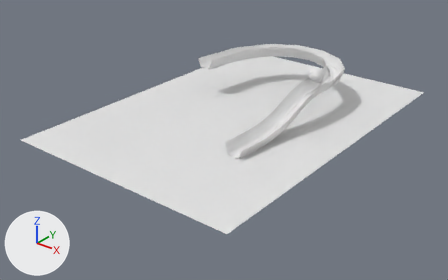
Before and after pictures for a commit that changed the Blender file wire_forms_clean.blend.
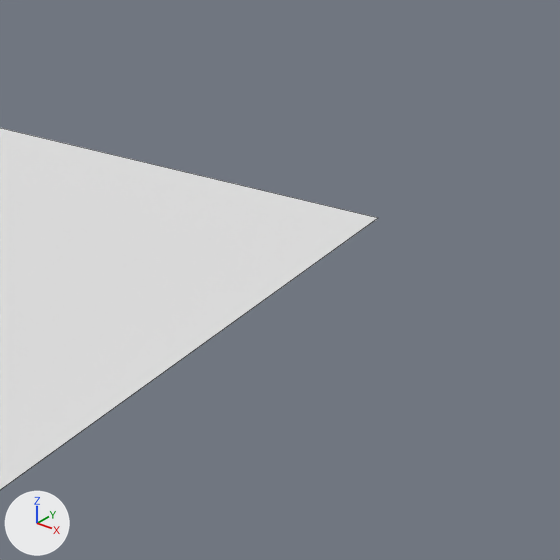
The first picture shows the older version from a camera (50 mm lens) standing at (8.92, -8.62, 4.73) and looking at (2.35, -0.41, -0.36). The close-ups show both versions on the part from 87% to 98% of the width and 26% to 44% of the height of that picture; other places that the commit changed are outside them. The lights are fixed; the arrows at lower left show +X, +Y and +Z. The close-ups show mesh edges as thin lines.

Before the edit, the objects in view are built like this:
```python
me_plane = bpy.data.meshes.new('Plane')
me_plane.from_pydata([(-1.78, -1.78, 0.0), (1.78, -1.78, 0.0), (-1.78, 1.78, 0.0), (1.78, 1.78, 0.0)], [], [(0, 1, 3, 2)])
ob_plane = bpy.data.objects.new('Plane', me_plane)
ob_plane.location = (2.343, 0.081, 0.0)
ob_plane.scale = (1.29, 1.85, 1.0)
```
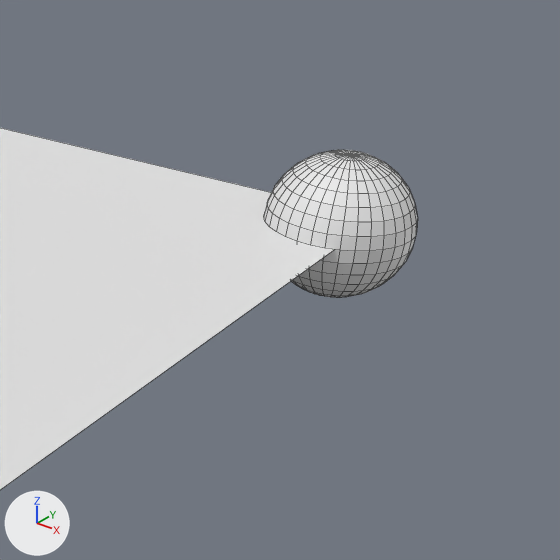
Where the change shows, as pixel boxes (x1, y1, x2, y2) in the close-ups (560 x 560 px):
'vertex1', added: after (264, 150, 418, 298)

The change in detail:
Mesh me_sphere_005 is new.
It is a UV sphere (32 segments, 16 rings, poles along z) spanning x -0.135..0.135, y -0.135..0.135, z -0.135..0.135.
Object 'vertex1' (ob_vertex1) is new; it shows me_sphere_005.
Its location is (4.6, 3.3, 0.0).
